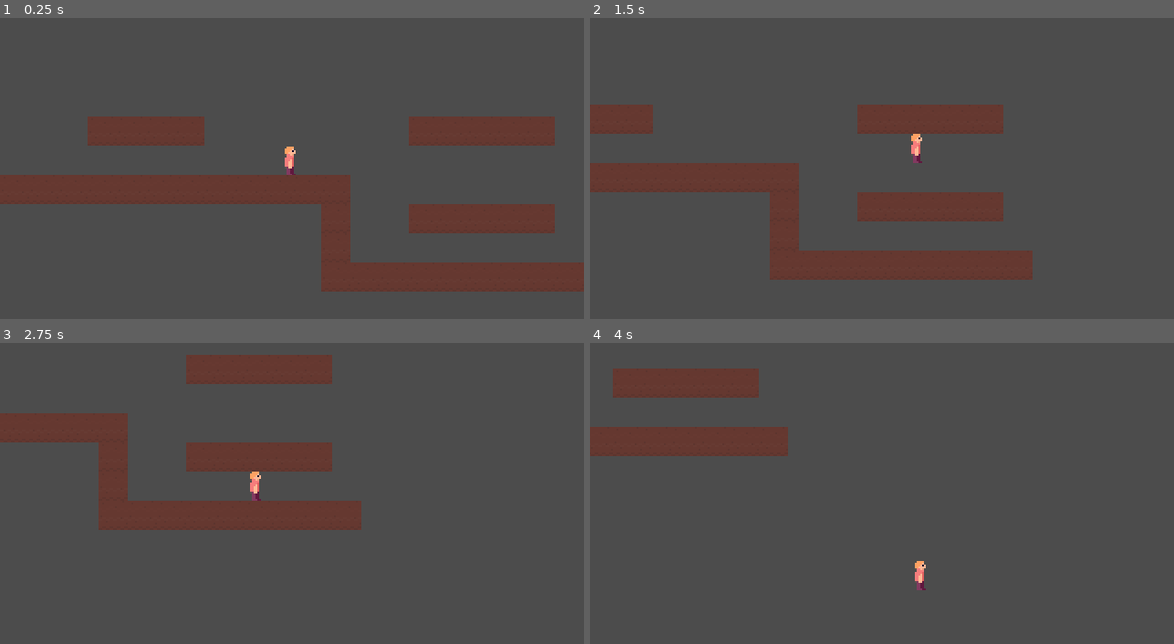
Above: before the commit, frames 1-4 (two rows, left to right).
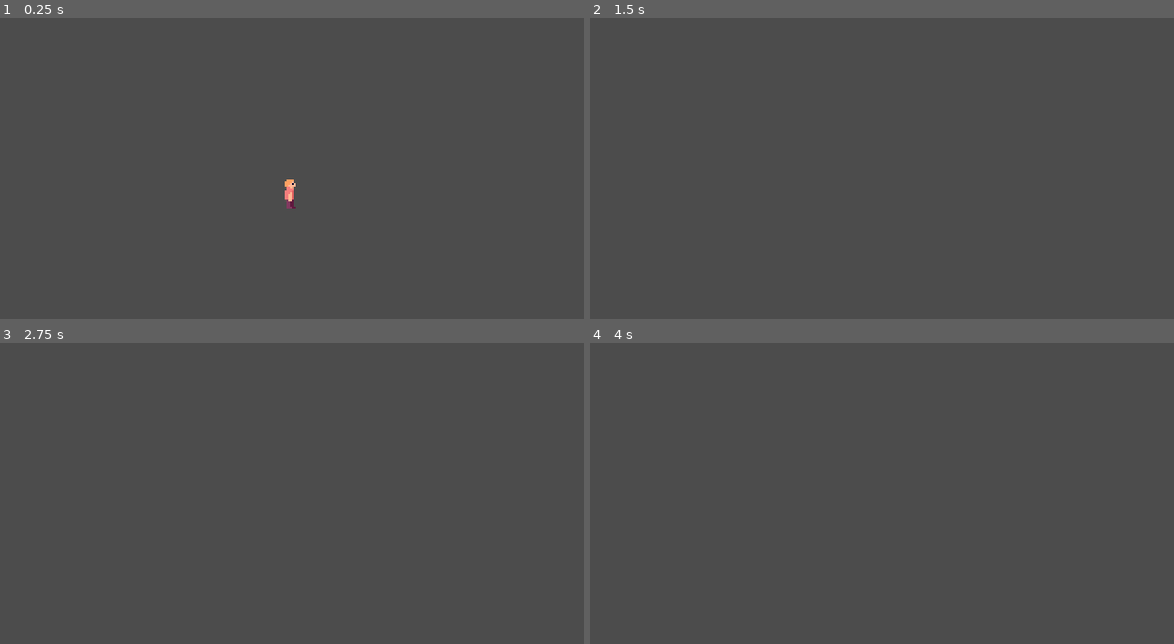
Above: after the commit, the same moments.

Repository: pizzart/deep-roots
Game: Godot game, scene res://Scenes/Instances/Player.tscn
Two runs of this game, one before a commit and one after it. Both use one fixed random seed, a clock stepped at 60 frames per second and the inputs below. Before the commit the project starts from res://Scenes/Levels/TestLevel.tscn.
Inputs:
- Up to frame 1 (0.25 s): no input
- Up to frame 2 (1.5 s): hold Space (jump) 0.53-1.28 s; hold Right (right, bound only before the commit) from 0.53 s (still down); tap Space (jump) at 1.35 s
- Up to frame 3 (2.75 s): tap Space (jump) at 1.52, 1.82 s; release Right (right, bound only before the commit) at 2.03 s; hold Left (left, bound only before the commit) from 2.03 s (still down); hold Space (jump) from 2.03 s (still down)
- Up to frame 4 (4 s): release Left (left, bound only before the commit) at 2.78 s; release Space (jump) at 2.78 s; hold Right (right, bound only before the commit) from 2.78 s (still down); tap Space (jump) at 2.85, 3.02, 3.32 s; hold Space (jump) from 3.53 s (still down)

The runs differ from the first frame. In frame 1, 18% of the frame differs, in the area x 0-100%, y 32-91%; in frame 2, 15%; in frame 3, 12%; in frame 4, 5.9%.

Commit message:
Add files via upload

Diff:
--- a/LD46/Scenes/Instances/Player.tscn
+++ b/LD46/Scenes/Instances/Player.tscn
@@ -1,7 +1,8 @@
 [gd_scene load_steps=5 format=2]
 
-[ext_resource path="res://Scenes/Instances/Player.gd" type="Script" id=1]
+[ext_resource path="res://Scripts/Player.gd" type="Script" id=1]
 [ext_resource path="res://GFX/Static/Player_idle.png" type="Texture" id=2]
+
 
 [sub_resource type="SpriteFrames" id=1]
 animations = [ {
--- /dev/null
+++ b/LD46/Scripts/Global.gd
@@ -0,0 +1,20 @@
+extends Node
+
+var rng = RandomNumberGenerator.new()
+var current_scene = null
+
+func _ready():
+	rng.randomize()
+
+	var root = get_tree().get_root()
+	current_scene = root.get_child(root.get_child_count() - 1)
+
+func switch_scene(path):
+	call_deferred("_deferred_switch_scene", path)
+
+func _deferred_switch_scene(path):
+	current_scene.free()
+	var scene = ResourceLoader.load(path)
+	current_scene = scene.instance()
+	get_tree().get_root().add_child(current_scene)
+	get_tree().set_current_scene(current_scene)
--- /dev/null
+++ b/LD46/Scripts/Player.gd
@@ -0,0 +1,77 @@
+extends KinematicBody2D
+
+export var SPEED = 50
+export var SPEED_LIMIT = 120
+export var GRAVITY = 1000
+export var JUMP_SPEED = 150
+
+const WORLD_LIMIT = 3000
+const UP = Vector2(0,-1)
+var motion = Vector2(0,0)
+
+var canJump = true
+
+
+func _physics_process(delta):
+	fall(delta)
+	run(delta)
+	jump()
+	animate()
+	move_and_slide(motion, UP)
+
+
+signal animate
+
+func fall(delta):
+	if position.y > WORLD_LIMIT:
+		end_game()
+	if is_on_floor():
+		motion.y = 0
+	elif is_on_ceiling():
+		motion.y = 20
+	else:
+		motion.y += GRAVITY * delta
+
+
+
+func run(delta):
+	if Input.is_action_pressed("left"):
+		motion.x -= SPEED
+	if Input.is_action_pressed("right"):
+		motion.x += SPEED
+
+	if (!Input.is_action_pressed("left") and !Input.is_action_pressed("right")) or (Input.is_action_pressed("left") and Input.is_action_pressed("right")):
+		if abs(motion.x) > 0:
+			motion.x *= 0.5
+#		elif motion.x < 0:
+#			motion.x += 50
+
+
+	if abs(motion.x) > SPEED_LIMIT and motion.x < 0:
+		motion.x = -SPEED_LIMIT
+	elif abs(motion.x) > SPEED_LIMIT and motion.x > 0:
+		motion.x = SPEED_LIMIT
+
+
+
+
+func jump():
+	if !Input.is_action_pressed("jump"):
+		canJump = true
+	if Input.is_action_pressed("jump") and is_on_floor() and canJump:
+		motion.y = -JUMP_SPEED
+		canJump = false
+		#$AudioStreamPlayer2D.stream = load("res://SFX/jump1.ogg")
+		$AudioStreamPlayer2D.play()
+
+	if Input.is_action_pressed("jump") and !is_on_floor() and !canJump and motion.y < 0:
+		motion.y -= 11 * abs(motion.y) * 0.01
+
+	if Input.is_action_pressed("down") and !is_on_floor():
+		motion.y += 50
+
+func animate():
+	emit_signal("animate", motion)
+
+func end_game():
+	pass
--- /dev/null
+++ b/LD46/Scripts/SoundManager.gd
@@ -0,0 +1,23 @@
+extends Node
+
+var rng = RandomNumberGenerator.new()
+var root = null
+
+func _ready():
+	root = get_tree().get_root()
+
+func _process(delta):
+	rng.randomize()
+
+func play_sound(sound, volume):
+	var soundPath = "res://Sounds" + sound
+	var stream = load(soundPath)
+	var player = AudioStreamPlayer.new()
+
+	root.add_child(player)
+
+	player.name = "Sound-" + str(rng.randi())
+	player.set_owner(root)
+	player.stream = stream
+	player.set_volume_db(volume)
+	player.play()
--- a/LD46/project.godot
+++ b/LD46/project.godot
@@ -16,15 +16,20 @@
 [application]
 
 config/name="LD46"
-run/main_scene="res://Scenes/Levels/TestLevel.tscn"
+run/main_scene="res://Scenes/Instances/Player.tscn"
+
+[autoload]
+
+Global="*res://Scripts/Global.gd"
+SoundManager="*res://Scripts/SoundManager.gd"
 
 [display]
 
 window/size/width=320
 window/size/height=180
 window/size/resizable=false
-window/size/test_width=960
-window/size/test_height=540
+window/size/test_width=640
+window/size/test_height=360
 window/stretch/mode="2d"
 window/stretch/aspect="keep"
 
@@ -34,28 +39,24 @@
 "deadzone": 0.5,
 "events": [ Object(InputEventKey,"resource_local_to_scene":false,"resource_name":"","device":0,"alt":false,"shift":false,"control":false,"meta":false,"command":false,"pressed":false,"scancode":32,"unicode":0,"echo":false,"script":null)
 , Object(InputEventKey,"resource_local_to_scene":false,"resource_name":"","device":0,"alt":false,"shift":false,"control":false,"meta":false,"command":false,"pressed":false,"scancode":16777232,"unicode":0,"echo":false,"script":null)
-, Object(InputEventKey,"resource_local_to_scene":false,"resource_name":"","device":0,"alt":false,"shift":false,"control":false,"meta":false,"command":false,"pressed":false,"scancode":87,"unicode":0,"echo":false,"script":null)
  ]
 }
-right={
+Right={
 "deadzone": 0.5,
 "events": [ Object(InputEventKey,"resource_local_to_scene":false,"resource_name":"","device":0,"alt":false,"shift":false,"control":false,"meta":false,"command":false,"pressed":false,"scancode":16777233,"unicode":0,"echo":false,"script":null)
-, Object(InputEventKey,"resource_local_to_scene":false,"resource_name":"","device":0,"alt":false,"shift":false,"control":false,"meta":false,"command":false,"pressed":false,"scancode":68,"unicode":0,"echo":false,"script":null)
  ]
 }
-left={
+Left={
 "deadzone": 0.5,
 "events": [ Object(InputEventKey,"resource_local_to_scene":false,"resource_name":"","device":0,"alt":false,"shift":false,"control":false,"meta":false,"command":false,"pressed":false,"scancode":16777231,"unicode":0,"echo":false,"script":null)
-, Object(InputEventKey,"resource_local_to_scene":false,"resource_name":"","device":0,"alt":false,"shift":false,"control":false,"meta":false,"command":false,"pressed":false,"scancode":65,"unicode":0,"echo":false,"script":null)
  ]
 }
-down={
+Down={
 "deadzone": 0.5,
 "events": [ Object(InputEventKey,"resource_local_to_scene":false,"resource_name":"","device":0,"alt":false,"shift":false,"control":false,"meta":false,"command":false,"pressed":false,"scancode":16777234,"unicode":0,"echo":false,"script":null)
-, Object(InputEventKey,"resource_local_to_scene":false,"resource_name":"","device":0,"alt":false,"shift":false,"control":false,"meta":false,"command":false,"pressed":false,"scancode":83,"unicode":0,"echo":false,"script":null)
  ]
 }
-dash={
+Dash={
 "deadzone": 0.5,
 "events": [ Object(InputEventKey,"resource_local_to_scene":false,"resource_name":"","device":0,"alt":false,"shift":false,"control":false,"meta":false,"command":false,"pressed":false,"scancode":16777237,"unicode":0,"echo":false,"script":null)
  ]
